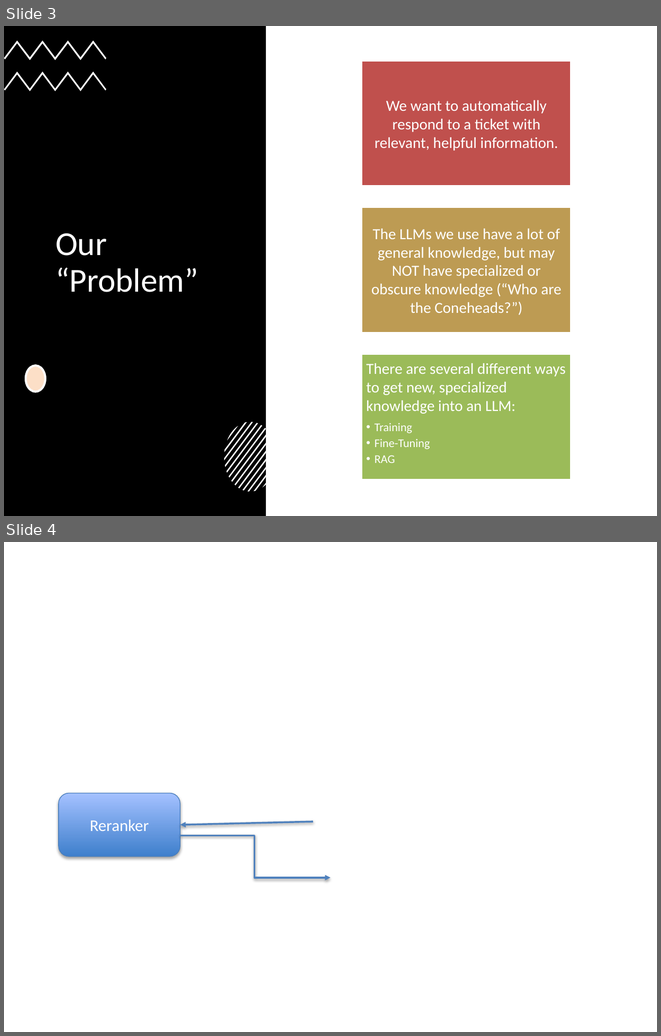
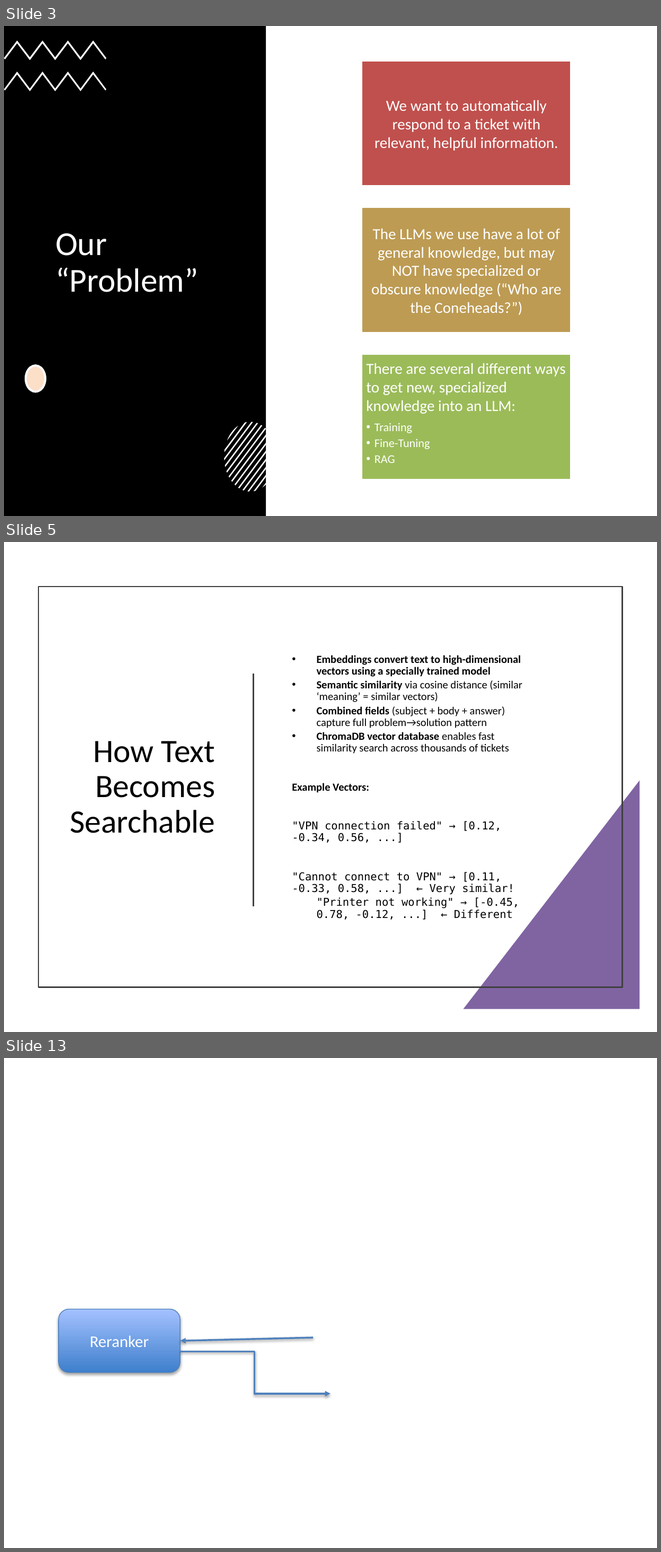
Before and after one commit to tniccum21/LLM_Class, a slide deck: Week06/Week06.pptx. Shown one above the other, each under a label of ours: slides 3 and 4 before the commit, slides 3, 5 and 13 after it; the slides between them are not shown. The pictures are 661x1036 and 661x1552 pixels, drawn with LibreOffice and Linux fonts; fonts in the diff are those of the drawing; background and template pictures are left out. Boxes give left, top, right and bottom in pixels: in the first picture for what was removed or moved away, otherwise in the second. Text is boxed around its words. In the diff, an @@ line names an element or a change of style, - is before the commit and + after.

```diff
--- a/Week06/Week06.pptx
+++ b/Week06/Week06.pptx
@@ slide 5 added at bbox=[4, 542, 657, 1032], background #FFFFFF @@
@@ rectangle added at bbox=[38, 587, 623, 987], outline #404040 1.5 pt @@
@@ text added at bbox=[292, 655, 522, 919], 12 pt, text #000000 @@
+• Embeddings convert text to high-dimensional vectors using a specially trained model
+• Semantic similarity via cosine distance (similar ‘meaning’ = similar vectors)
+• Combined fields (subject + body + answer) capture full problem→solution pattern
+• ChromaDB vector database enables fast similarity search across thousands of tickets
+Example Vectors:
+"VPN connection failed" → [0.12, -0.34, 0.56, ...]
+"Cannot connect to VPN" → [0.11, -0.33, 0.58, ...] ← Very similar!
+"Printer not working" → [-0.45, 0.78, -0.12, ...] ← Different
@@ line added from (254, 674) to (254, 906), #404040 1.5 pt @@
@@ title added at bbox=[70, 741, 215, 833], 36 pt, text #000000 @@
+How Text Becomes Searchable
@@ right triangle added at bbox=[463, 780, 639, 1009], fill #8064A2 @@
@@ what was slide 4 is now slide 13 @@
```
Also in this commit, not shown: 8 other slides added, 5 slides removed, 14 other files.
